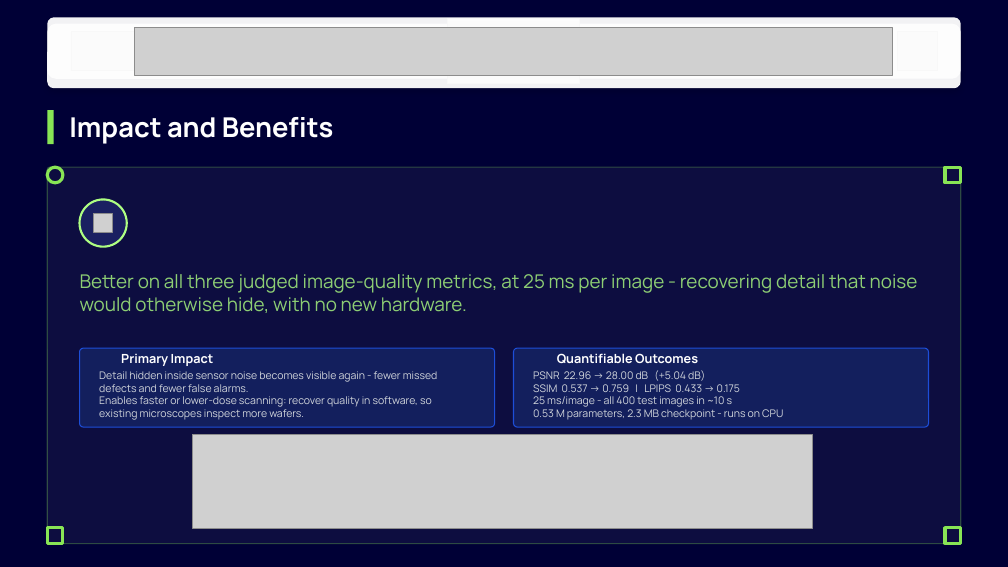
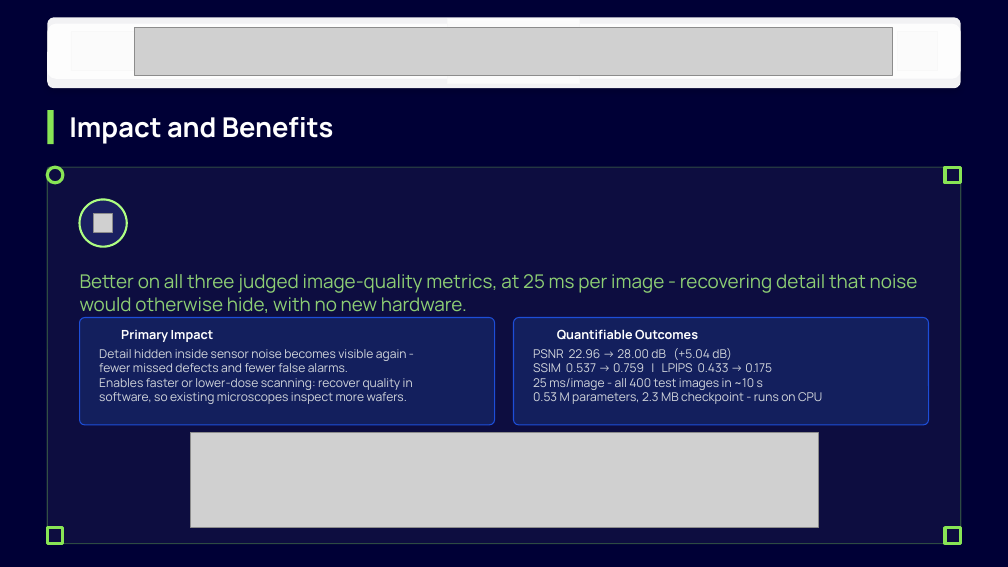
Before and after one commit to prakharbajaj1551/semicon-image-restoration, a slide deck: slide 6 of BYTE BRIGADE_PS01.pptx. Drawn at 1008x567 pixels with LibreOffice and Linux fonts; fonts in the diff are those of the drawing; grey boxes stand for pictures; background and template pictures are left out; a plain dark background stands for a picture behind light text. Boxes give left, top, right and bottom in pixels: in the first picture for what was removed or moved away, otherwise in the second. Text is boxed around its words. In the diff, an @@ line names an element or a change of style, - is before the commit and + after.

Commit message:
Give the deck room to breathe without changing any wording
Each slide carried about half an inch of dead space above its card while
the text inside was cramped at 10.5 pt with no gap between lines. A new
block() helper now positions each card, its label and its body as one
unit, so every block moves up, grows into the unused space, and sets type
at 11.5-12 pt with paragraph spacing.

Slides 2, 4 and 6 needed their blocks nudged lower than 5 and 3 because
their intro lines wrap and sit further down; without that the card clipped
the second line. The architecture diagram and results strip were resized
to the space that remained.

Content is unchanged throughout - this is layout only.

```diff
--- a/BYTE BRIGADE_PS01.pptx
+++ b/BYTE BRIGADE_PS01.pptx
@@ rounded rectangle: place and size @@
-rounded rectangle at [79,349,495,427]
+rounded rectangle at [79,318,495,425]
@@ text "Primary Impact": place and size @@
-text "Primary Impact" at [121,354,214,366]
+text "Primary Impact" at [121,330,214,342]
@@ rounded rectangle: place and size @@
-rounded rectangle at [513,349,929,427]
+rounded rectangle at [513,318,929,425]
@@ text "Quantifiable Outcomes": place and size @@
-text "Quantifiable Outcomes" at [557,353,698,363]
+text "Quantifiable Outcomes" at [557,329,698,339]
@@ text "Detail hidden inside sensor noise ...": place and size @@
-text "Detail hidden inside sensor noise ..." at [99,371,438,420]
+text "Detail hidden inside sensor noise ..." at [99,349,413,404]
@@ text "Detail hidden inside sensor noise ..." at [99,349,413,404]: size 10 to 11.5 pt @@
@@ text "PSNR 22.96 -> 28.00 dB ..." at [533,348,822,404]: size 10 to 11.5 pt @@
@@ text "PSNR 22.96 -> 28.00 dB ...": place and size @@
-text "PSNR 22.96 -> 28.00 dB ..." at [533,370,783,420]
+text "PSNR 22.96 -> 28.00 dB ..." at [533,348,822,404]
@@ picture: place and size @@
-picture at [193,435,813,529]
+picture at [191,433,818,527]
```
Also in this commit, not shown: 4 other slides changed, 1 other file.
